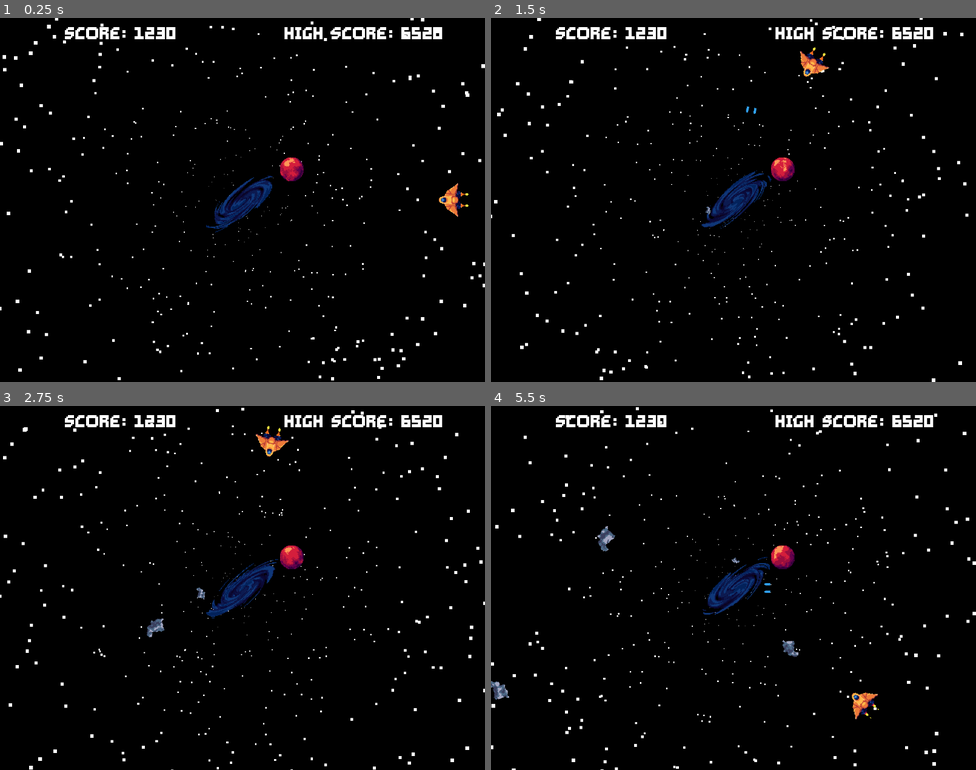
Above: before the commit, frames 1-4 (two rows, left to right).
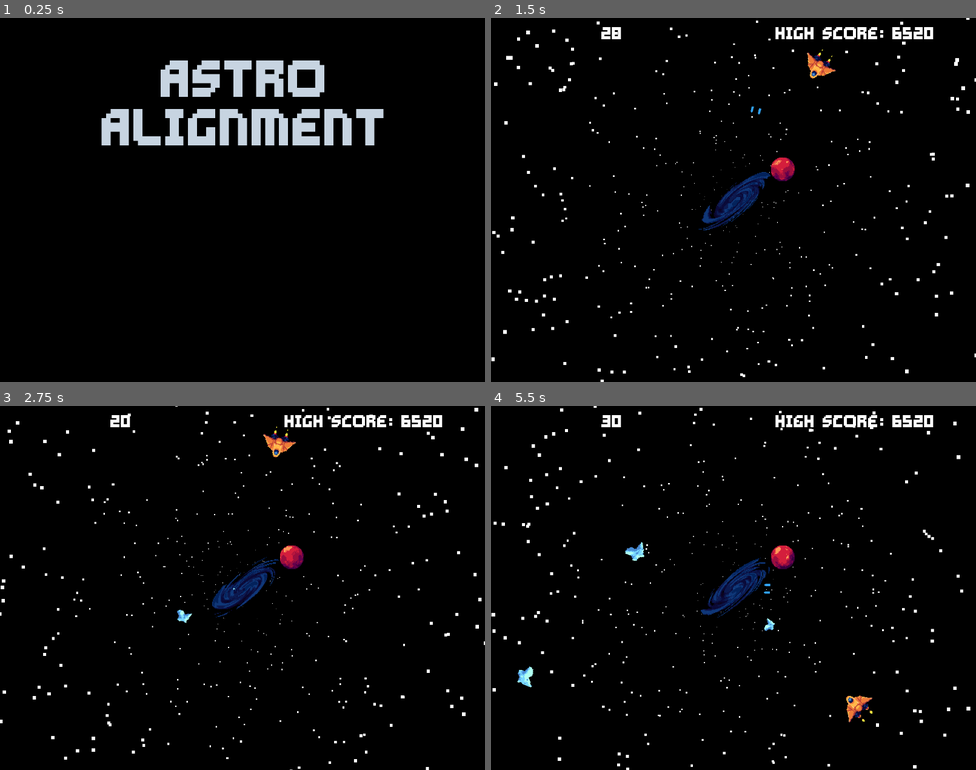
Above: after the commit, the same moments.

Repository: FrozenWellGames/moray_game_jam_2025
Game: Godot game, scene res://Main Menu/main_menu.tscn
Two runs of this game, one before a commit and one after it. Both use one fixed random seed, a clock stepped at 60 frames per second and the inputs below. Before the commit the project starts from res://Game/game.tscn.
Inputs:
- Up to frame 1 (0.25 s): no input
- Up to frame 2 (1.5 s): hold Right (move_right) 0.53-1.28 s; hold Ctrl (fire) 0.53-1.28 s; hold Left (move_left) from 1.28 s (still down); tap Ctrl (fire) at 1.35 s
- Up to frame 3 (2.75 s): release Left (move_left) at 2.03 s; hold Right (move_right) from 2.03 s (still down); hold Ctrl (fire) from 2.03 s (still down)
- Up to frame 4 (5.5 s): release Ctrl (fire) at 2.78 s; tap Ctrl (fire) at 2.85, 4.35 s; release Right (move_right) at 3.53 s; hold Ctrl (fire) 3.53-4.28 s; hold Left (move_left) from 3.53 s (still down); hold Ctrl (fire) from 5.03 s (still down)

The runs differ from the first frame. In frame 1, 9.1% of the frame differs, in the area x 0-100%, y 0-100%; in frame 2, 3.7%; in frame 3, 3.8%; in frame 4, 4.3%.

Commit message:
background menu and joystick fire buttons

Diff:
--- a/Asteroids/asteroid.gd
+++ b/Asteroids/asteroid.gd
@@ -12,7 +12,6 @@
 @export var explosion_spawn_point_3: Marker2D
 
 func _ready() -> void:
-	#print(randi() % 5)
 	animation_player.play("asteroid")
 	scale_changer.play("scale_up")
 
@@ -25,5 +24,6 @@
 		SignalManager.emit_signal("spawn_effect", explosion, explosion_spawn_point_1.global_position)
 		SignalManager.emit_signal("spawn_effect", explosion, explosion_spawn_point_2.global_position)
 		SignalManager.emit_signal("spawn_effect", explosion, explosion_spawn_point_3.global_position)
+		SignalManager.emit_signal("add_to_score", 10)
 		area.get_parent().queue_free()
 	self.queue_free()
--- a/Asteroids/asteroid.tscn
+++ b/Asteroids/asteroid.tscn
@@ -1,8 +1,8 @@
 [gd_scene load_steps=11 format=3 uid="uid://65tfep8oxdjt"]
 
 [ext_resource type="Script" uid="uid://c3r8c22yedxfc" path="res://Asteroids/asteroid.gd" id="1_gc8g2"]
+[ext_resource type="Texture2D" uid="uid://bkmlmmulb2ecl" path="res://Asteroids/Assets/asteroid_01.png" id="1_v5rxd"]
 [ext_resource type="PackedScene" uid="uid://bqa5kticls4m0" path="res://Explosion/explosion.tscn" id="2_582lc"]
-[ext_resource type="Texture2D" uid="uid://dpekqx37fnvpl" path="res://Asteroids/Assets/asteroid_02.png" id="3_582lc"]
 
 [sub_resource type="Animation" id="Animation_582lc"]
 length = 0.001
@@ -95,7 +95,7 @@
 [node name="Sprite2D" type="Sprite2D" parent="."]
 position = Vector2(-6, 0)
 scale = Vector2(1e-05, 1e-05)
-texture = ExtResource("3_582lc")
+texture = ExtResource("1_v5rxd")
 hframes = 6
 vframes = 6
 
--- a/Game/effect_spawner.gd
+++ b/Game/effect_spawner.gd
@@ -2,6 +2,7 @@
 
 @export_subgroup("Nodes")
 @export var delay_timer: Timer
+
 var game_object: PackedScene
 var spawn_position: Vector2
 var delay: float
@@ -14,12 +15,7 @@
 	spawn_position = Position
 	handle_spawn()
 
-
 func handle_spawn() -> void:
 	var effect: Node2D = game_object.instantiate()
 	effect.position = spawn_position
 	add_child(effect)
-
-
-func _on_delay_timer_timeout() -> void:
-	handle_spawn()
--- a/Game/game.tscn
+++ b/Game/game.tscn
@@ -8,6 +8,7 @@
 [ext_resource type="PackedScene" uid="uid://d0rxnvif8liqo" path="res://Galaxies/galaxy_centre.tscn" id="6_qmv3x"]
 [ext_resource type="FontFile" uid="uid://cwkhsdu4asbxb" path="res://Fonts/GravityBold8.ttf" id="7_oomkl"]
 [ext_resource type="PackedScene" uid="uid://c41lsfncsktrp" path="res://Asteroids/asteroid_spawner.tscn" id="8_buohc"]
+[ext_resource type="Script" uid="uid://dp2dbdaupvu8e" path="res://Game/game_header.gd" id="8_fsxsm"]
 [ext_resource type="PackedScene" uid="uid://crfcy6ftxofcw" path="res://Game/player_laser_garbage_collection.tscn" id="9_kul4i"]
 [ext_resource type="PackedScene" uid="uid://crc2qykhc8105" path="res://Game/effect_spawner.tscn" id="10_7gi1t"]
 
@@ -43,7 +44,7 @@
 
 [node name="CanvasLayer" type="CanvasLayer" parent="."]
 
-[node name="Control" type="Control" parent="CanvasLayer"]
+[node name="GameHeader" type="Control" parent="CanvasLayer" node_paths=PackedStringArray("score_label", "high_label")]
 layout_mode = 3
 anchors_preset = 15
 anchor_right = 1.0
@@ -52,8 +53,11 @@
 grow_vertical = 2
 size_flags_horizontal = 3
 size_flags_vertical = 3
+script = ExtResource("8_fsxsm")
+score_label = NodePath("HBoxContainer/Control/ScoreLabel")
+high_label = NodePath("HBoxContainer/Control2/HighScoreLabel")
 
-[node name="HBoxContainer" type="HBoxContainer" parent="CanvasLayer/Control"]
+[node name="HBoxContainer" type="HBoxContainer" parent="CanvasLayer/GameHeader"]
 layout_mode = 1
 anchors_preset = -1
 anchor_top = 0.025
@@ -62,11 +66,11 @@
 grow_horizontal = 2
 grow_vertical = 2
 
-[node name="Control" type="Control" parent="CanvasLayer/Control/HBoxContainer"]
+[node name="Control" type="Control" parent="CanvasLayer/GameHeader/HBoxContainer"]
 layout_mode = 2
 size_flags_horizontal = 3
 
-[node name="Label" type="Label" parent="CanvasLayer/Control/HBoxContainer/Control"]
+[node name="ScoreLabel" type="Label" parent="CanvasLayer/GameHeader/HBoxContainer/Control"]
 layout_mode = 1
 anchors_preset = 15
 anchor_right = 1.0
@@ -78,11 +82,11 @@
 label_settings = SubResource("LabelSettings_buohc")
 horizontal_alignment = 1
 
-[node name="Control2" type="Control" parent="CanvasLayer/Control/HBoxContainer"]
+[node name="Control2" type="Control" parent="CanvasLayer/GameHeader/HBoxContainer"]
 layout_mode = 2
 size_flags_horizontal = 3
 
-[node name="Label2" type="Label" parent="CanvasLayer/Control/HBoxContainer/Control2"]
+[node name="HighScoreLabel" type="Label" parent="CanvasLayer/GameHeader/HBoxContainer/Control2"]
 layout_mode = 1
 anchors_preset = 15
 anchor_right = 1.0
--- /dev/null
+++ b/Game/game_header.gd
@@ -0,0 +1,8 @@
+extends Control
+
+@export_subgroup("Nodes")
+@export var score_label: Label
+@export var high_label: Label
+
+func _process(_delta: float) -> void:
+	score_label.text = str(GameManager.score)
--- a/Main Menu/main_menu.gd
+++ b/Main Menu/main_menu.gd
@@ -8,4 +8,5 @@
 		_on_Button_pressed()
 
 func _on_Button_pressed():
+	SignalManager.emit_signal("set_score_to_zero")
 	get_tree().change_scene_to_file("res://Game/game.tscn")
--- a/Main Menu/main_menu.tscn
+++ b/Main Menu/main_menu.tscn
@@ -1,8 +1,14 @@
-[gd_scene load_steps=3 format=3 uid="uid://bnnh03q22dqsw"]
+[gd_scene load_steps=4 format=3 uid="uid://bnnh03q22dqsw"]
 
 [ext_resource type="Script" uid="uid://c5j6p1an0rgto" path="res://Main Menu/main_menu.gd" id="1_vccqd"]
 [ext_resource type="PackedScene" uid="uid://dy7pttawwst1e" path="res://Game/game.tscn" id="2_nb5b5"]
+[ext_resource type="Texture2D" uid="uid://ck7foom4rqysh" path="res://Main Menu/Assets/menu_background.png" id="3_8ketd"]
 
 [node name="MainMenu" type="Node2D"]
 script = ExtResource("1_vccqd")
 game_scene = ExtResource("2_nb5b5")
+
+[node name="Sprite2D" type="Sprite2D" parent="."]
+scale = Vector2(2, 2)
+texture = ExtResource("3_8ketd")
+centered = false
--- a/Singletons/game_manager.gd
+++ b/Singletons/game_manager.gd
@@ -1 +1,15 @@
 extends Node
+
+
+var score: int = 20
+var high_score : int = 0
+
+
+func _ready() -> void:
+	SignalManager.add_to_score.connect(update_score)
+
+func update_score(value: int) -> void:
+	score += value
+
+func reset_score() -> void:
+	score = 0
--- a/Singletons/signal_manager.gd
+++ b/Singletons/signal_manager.gd
@@ -3,3 +3,6 @@
 
 signal spawn_bullet(GameObject, Position, Rotation)
 signal spawn_effect(GameObject, Position)
+signal add_to_score(value_to_add)
+signal set_score_to_zero()
+signal update_high_score(value_to_add)
--- a/project.godot
+++ b/project.godot
@@ -11,7 +11,7 @@
 [application]
 
 config/name="Astro Alignment"
-run/main_scene="uid://dy7pttawwst1e"
+run/main_scene="uid://bnnh03q22dqsw"
 config/features=PackedStringArray("4.4", "Forward Plus")
 config/icon="res://icon.svg"
 config/warnings/unused_signal=1
@@ -56,6 +56,7 @@
 "deadzone": 0.2,
 "events": [Object(InputEventKey,"resource_local_to_scene":false,"resource_name":"","device":-1,"window_id":0,"alt_press …(195 unchanged characters)…
 , Object(InputEventJoypadButton,"resource_local_to_scene":false,"resource_name":"","device":-1,"button_index":0,"pressure":0.0,"pressed":false,"script":null)
+, Object(InputEventJoypadButton,"resource_local_to_scene":false,"resource_name":"","device":-1,"button_index":2,"pressure":0.0,"pressed":true,"script":null)
 ]
 }
 
Not shown: 1 places in Game/game.tscn that only renumber resources
Not shown, added: Game/game_header.gd.uid
Binary file added: Main Menu/Assets/menu_background.png
Not shown, added: Main Menu/Assets/menu_background.png.import
